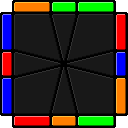
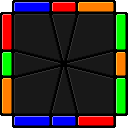
Revision of a layered 128px x 128px image; what changed, layer by layer:
painted on "color" over (2, 2, 126, 126)
